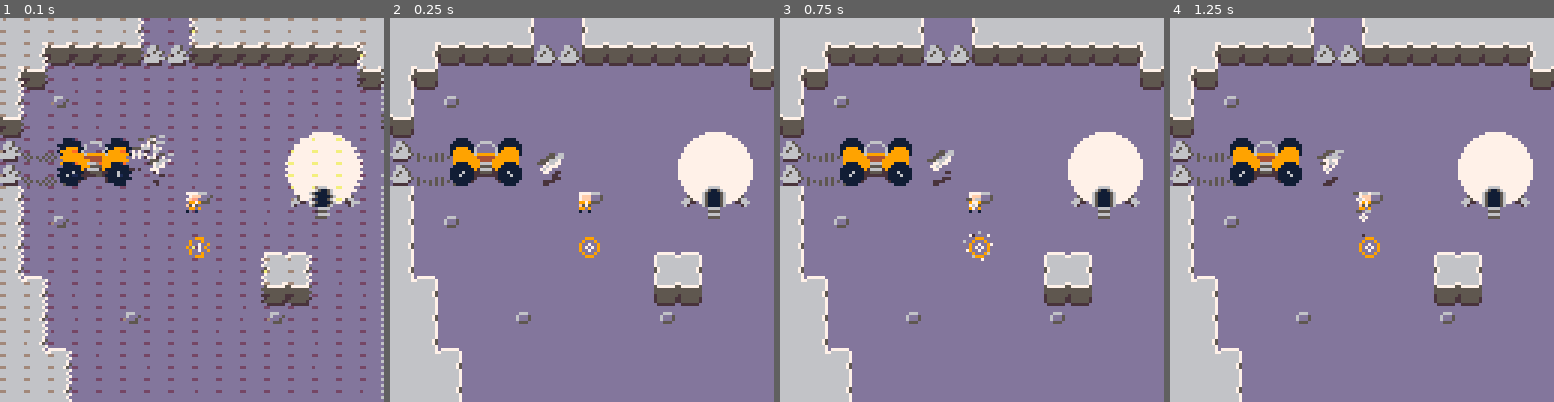
Above: before the commit, frames 1-4 (left to right).
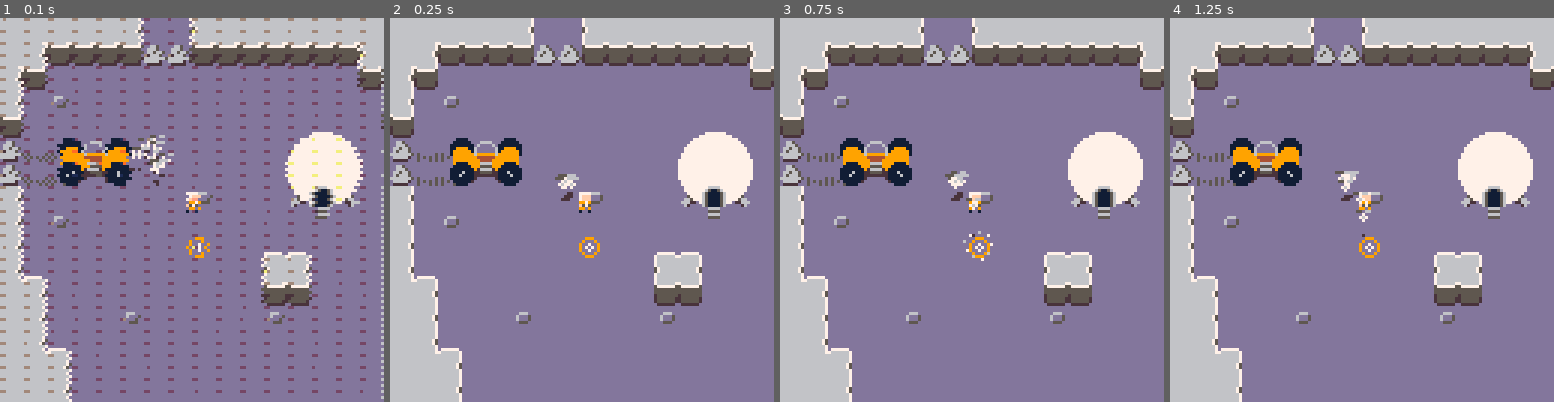
Above: after the commit, the same moments.

Repository: kevinthompson/moonbreak-p8
Game: PICO-8 cartridge moonbreak.p8
Two runs of this game, one before a commit and one after it. Both use one fixed random seed, a clock stepped at 60 frames per second and the inputs below.
Inputs:
- Up to frame 1 (0.1 s): no input
- Up to frame 2 (0.25 s): no input
- Up to frame 3 (0.75 s): tap X (X key) at 0.33 s; tap O (Z key) at 0.7 s
- Up to frame 4 (1.25 s): tap X (X key) at 1.07 s

Frame 1 is identical in both runs. In frame 2, 0.5% of the frame differs, in the area x 38-50%, y 35-48%; in frame 3, 0.5%; in frame 4, 0.5%.

Commit message:
chore: re-implement throw arc

Diff:
--- a/scripts/entities/bot.lua
+++ b/scripts/entities/bot.lua
@@ -3,6 +3,7 @@
   height = 4,
 
   map_collision = true,
+  follow_distance = 8,
 
   speed = .25,
 
--- a/scripts/entities/cursor.lua
+++ b/scripts/entities/cursor.lua
@@ -45,6 +45,21 @@
         c=c==6 and 7 or 6
       end
     end
+
+    if btn(5) then
+      -- draw arc to target position
+      local d = dist(_ENV, player)
+      local a = atan2(player.x - x, player.y - y)
+      local px = cos(a)
+      local py = sin(a)
+
+      pset(x,y,1)
+
+      for step=4,d-1,2 do
+        local h = point(d,8,step)
+        pset(x+px*step,y-h+py*step,step%4==0 and 7 or 6)
+      end
+    end
   end,
 
   handle_recall = function(_ENV)
